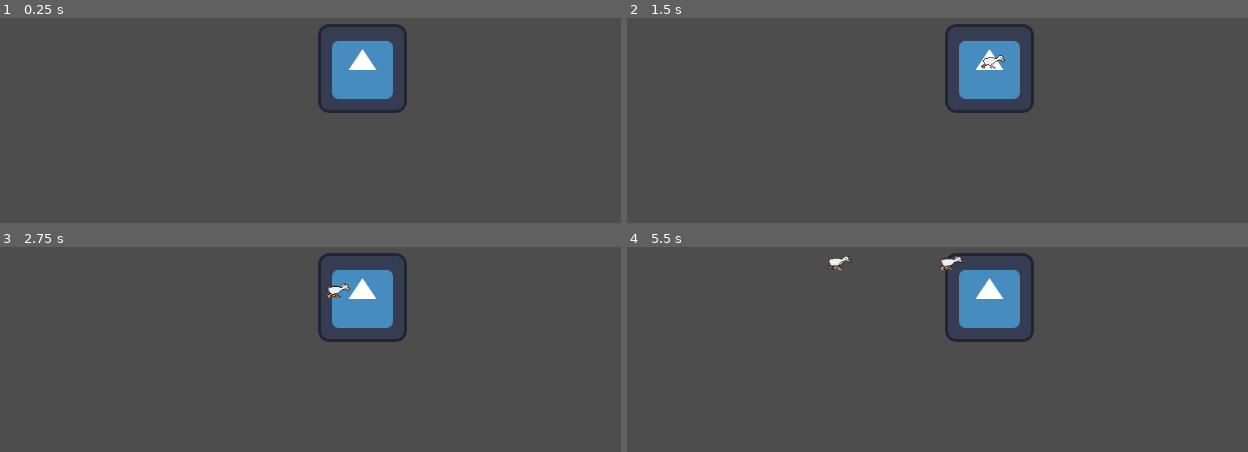
Above: before the commit, frames 1-4 (two rows, left to right).
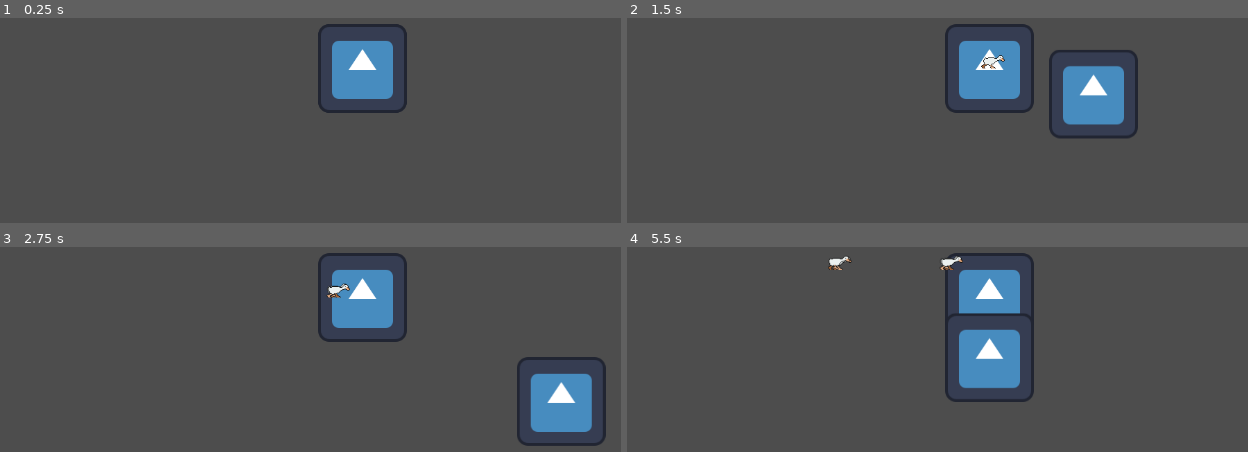
Above: after the commit, the same moments.

Repository: MatthewDulworth/gmtk26
Game: Godot game, scene res://lukes_level_DONT_TOUCH/level.tscn
Two runs of this game, one before a commit and one after it. Both use one fixed random seed, a clock stepped at 60 frames per second and the inputs below. This scene is started directly instead of the project's main scene. The engine's default icon, where the game draws it, is replaced by a stand-in: a white triangle on a blue panel in a dark square.
Inputs:
- Up to frame 1 (0.25 s): no input
- Up to frame 2 (1.5 s): tap Enter at 0.5 s; hold D (move_right) 0.53-1.28 s; hold Shift (shoot) 0.53-1.28 s; hold S (move_down) from 1.28 s (still down); tap Shift (shoot) at 1.35 s
- Up to frame 3 (2.75 s): release S (move_down) at 2.03 s; hold D (move_right) from 2.03 s (still down); hold Shift (shoot) from 2.03 s (still down)
- Up to frame 4 (5.5 s): release D (move_right) at 2.78 s; release Shift (shoot) at 2.78 s; hold W (move_up) 2.78-3.53 s; tap Shift (shoot) at 2.85, 4.35 s; hold Shift (shoot) 3.53-4.28 s; hold A (move_left) 3.53-5.03 s; hold S (move_down) from 5.03 s (still down); hold Shift (shoot) from 5.03 s (still down)

The runs differ from the first frame. In frame 2, 3.6% of the frame differs, in the area x 67-83%, y 15-59%; in frame 3, 3.7%; in frame 4, 4.1%, in the area x 51-66%, y 32-76%.

Commit message:
added player list to enemy and enemyspawner

Diff:
--- a/chracters/enemies/EnemyController.gd
+++ b/chracters/enemies/EnemyController.gd
@@ -6,6 +6,8 @@
 @export var hurtbox: HurtBox
 
 @onready var nav_agent_2d = $NavigationAgent2D
+
+var players: Array[PlayerController]
 
 var target: Vector2
 
--- a/lukes_level_DONT_TOUCH/enemy_spawner.gd
+++ b/lukes_level_DONT_TOUCH/enemy_spawner.gd
@@ -4,6 +4,8 @@
 
 var _time_since_last_spawn = 0
 var _time_since_wave_start = 0
+
+@export var players: Array[PlayerController]
 
 var enemy_count:
 	set(v):
@@ -32,7 +34,8 @@
 		return
 
 	if _time_since_last_spawn > current_spawn_rate:
-		var new_enemy = enemy_scene.instantiate()
+		var new_enemy: EnemyController = enemy_scene.instantiate()
+		new_enemy.players = players
 		add_child(new_enemy)
 		enemy_count += 1
 		_time_since_last_spawn = 0
--- /dev/null
+++ b/lukes_level_DONT_TOUCH/enemy_spawner.tscn
@@ -0,0 +1,13 @@
+[gd_scene format=3 uid="uid://3hpj6egl60q1"]
+
+[ext_resource type="Script" uid="uid://ct70hpy7pe1w7" path="res://lukes_level_DONT_TOUCH/enemy_spawner.gd" id="1_pqdvj"]
+[ext_resource type="PackedScene" uid="uid://d1wakfws1yses" path="res://chracters/enemies/enemy.tscn" id="2_7uwqm"]
+[ext_resource type="Texture2D" uid="uid://dqe135mpyt608" path="res://icon.svg" id="3_bpjgk"]
+
+[node name="EnemySpawner" type="Marker2D" unique_id=1096881686 node_paths=PackedStringArray("players")]
+script = ExtResource("1_pqdvj")
+enemy_scene = ExtResource("2_7uwqm")
+players = [NodePath("")]
+
+[node name="Sprite2D" type="Sprite2D" parent="." unique_id=479449729]
+texture = ExtResource("3_bpjgk")
--- a/lukes_level_DONT_TOUCH/level.tscn
+++ b/lukes_level_DONT_TOUCH/level.tscn
@@ -1,9 +1,8 @@
 [gd_scene format=3 uid="uid://ciidkousx5xwi"]
 
 [ext_resource type="Texture2D" uid="uid://ddvd7nfqv3aku" path="res://lukes_level_DONT_TOUCH/tiles_prog_art.png" id="1_2rkgw"]
-[ext_resource type="Script" uid="uid://ct70hpy7pe1w7" path="res://lukes_level_DONT_TOUCH/enemy_spawner.gd" id="2_0h76l"]
-[ext_resource type="PackedScene" uid="uid://d1wakfws1yses" path="res://chracters/enemies/enemy.tscn" id="3_dgned"]
-[ext_resource type="Texture2D" uid="uid://dqe135mpyt608" path="res://icon.svg" id="4_sikku"]
+[ext_resource type="PackedScene" uid="uid://3hpj6egl60q1" path="res://lukes_level_DONT_TOUCH/enemy_spawner.tscn" id="2_dgned"]
+[ext_resource type="PackedScene" uid="uid://d0fyntx0582l7" path="res://chracters/player/player.tscn" id="5_lo1vg"]
 
 [sub_resource type="TileSetAtlasSource" id="TileSetAtlasSource_dgned"]
 texture = ExtResource("1_2rkgw")
@@ -20,11 +19,8 @@
 [node name="TileMapLayer" type="TileMapLayer" parent="." unique_id=624556665]
 tile_set = SubResource("TileSet_76gxs")
 
-[node name="EnemySpawner" type="Marker2D" parent="." unique_id=447280142]
-script = ExtResource("2_0h76l")
-enemy_scene = ExtResource("3_dgned")
-
-[node name="Sprite2D" type="Sprite2D" parent="EnemySpawner" unique_id=102216301]
-texture = ExtResource("4_sikku")
+[node name="EnemySpawner" parent="." unique_id=1096881686 instance=ExtResource("2_dgned")]
 
 [node name="Camera2D" type="Camera2D" parent="." unique_id=615763250]
+
+[node name="Player" parent="." unique_id=1399235571 instance=ExtResource("5_lo1vg")]
--- a/main.tscn
+++ b/main.tscn
@@ -7,12 +7,12 @@
 polygons = Array[PackedInt32Array]([PackedInt32Array(0, 1, 2, 3), PackedInt32Array(4, 0, 3, 5), PackedInt32Array(6, 4, 5, 7), PackedInt32Array(1, 6, 7, 2)])
 outlines = Array[PackedVector2Array]([PackedVector2Array(-569, -314, 571, -317, 570, 311, -574, 316), PackedVector2Array(-177, -91, -176, 80, 61, 90, 62, -114)])
 
-[node name="Main" type="Node2D"]
+[node name="Main" type="Node2D" unique_id=699210955]
 
-[node name="Enemy" parent="." instance=ExtResource("2_0xm2m")]
+[node name="Enemy" parent="." unique_id=1397981385 instance=ExtResource("2_0xm2m")]
 position = Vector2(19, 15)
 
-[node name="Camera2D" type="Camera2D" parent="."]
+[node name="Camera2D" type="Camera2D" parent="." unique_id=1687995481]
 
-[node name="NavigationRegion2D" type="NavigationRegion2D" parent="."]
+[node name="NavigationRegion2D" type="NavigationRegion2D" parent="." unique_id=162539292]
 navigation_polygon = SubResource("NavigationPolygon_ig7tw")
--- a/project.godot
+++ b/project.godot
@@ -16,7 +16,7 @@
 
 config/name="gmtk26"
 run/main_scene="uid://c6yplr84qj8xy"
-config/features=PackedStringArray("4.5", "GL Compatibility")
+config/features=PackedStringArray("4.7", "GL Compatibility")
 config/icon="res://icon.svg"
 <<<<<<<HEADrun/main_scene="uid://c0b5phmxypmb5"
 |||||||parentofe7fcd9e(gooseidle)config/features=PackedStringArray("4.7", "GL Compatibility")
Not shown: 1 places in main.tscn that only renumber resources
